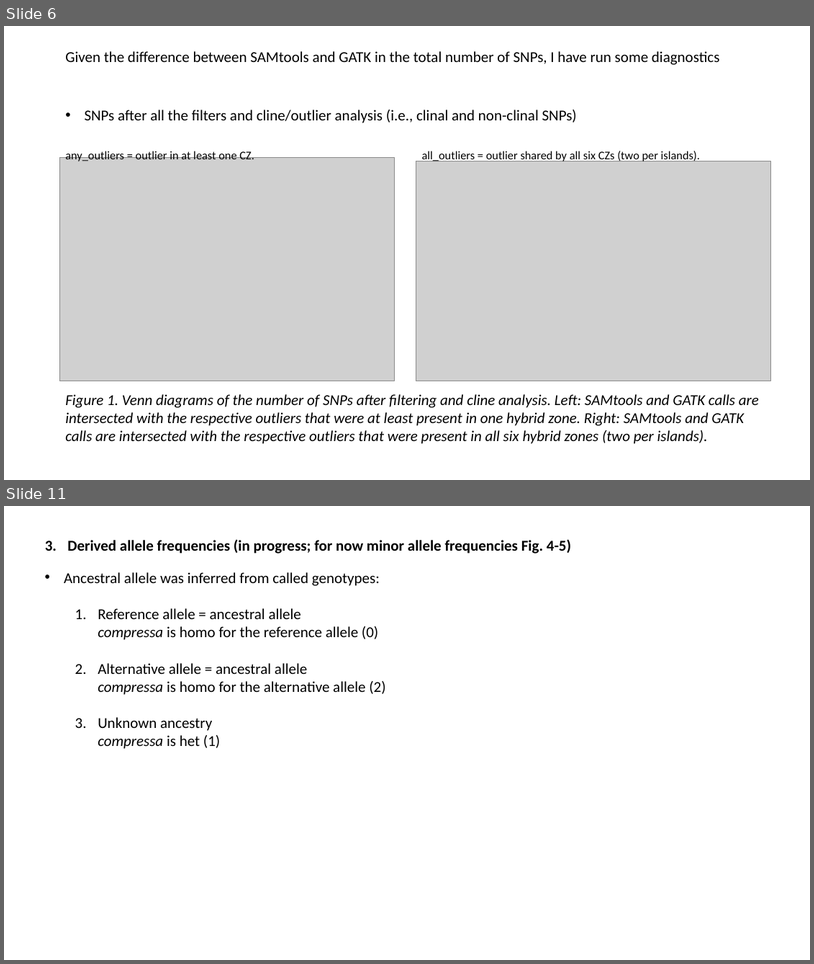
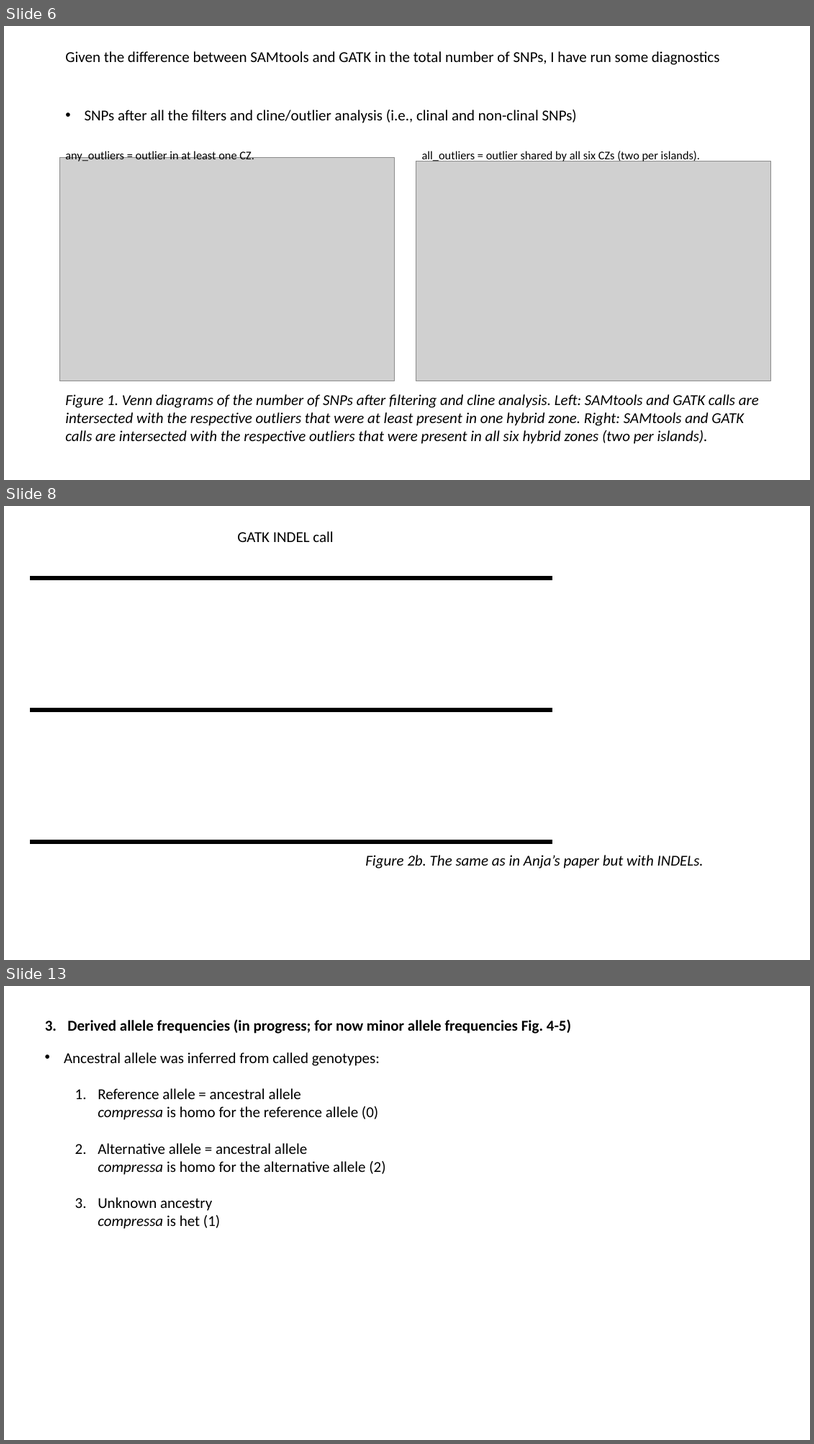
Before and after one commit to sam0per/Littorina_saxatilis_short_variants, a slide deck: short_genetic_variants/docs/short_indels.pptx. Shown one above the other, each under a label of ours: slides 6 and 11 before the commit, slides 6, 8 and 13 after it; the slides between them are not shown. The pictures are 814x964 and 814x1444 pixels, drawn with LibreOffice and Linux fonts; fonts in the diff are those of the drawing; grey boxes stand for pictures. Boxes give left, top, right and bottom in pixels: in the first picture for what was removed or moved away, otherwise in the second. Text is boxed around its words. In the diff, an @@ line names an element or a change of style, - is before the commit and + after.

```diff
--- a/short_genetic_variants/docs/short_indels.pptx
+++ b/short_genetic_variants/docs/short_indels.pptx
@@ slide 8 added at bbox=[4, 506, 810, 960], background #FFFFFF @@
@@ text added at bbox=[237, 531, 333, 542], 18 pt, text #000000 @@
+GATK INDEL call
@@ line added from (30, 578) to (553, 578), #000000 4.5 pt @@
@@ line added from (30, 710) to (553, 710), #000000 4.5 pt @@
@@ line added from (30, 842) to (553, 842), #000000 4.5 pt @@
@@ text added at bbox=[365, 854, 704, 868], 18 pt, text #000000, italic @@
+Figure 2b. The same as in Anja’s paper but with INDELs.
@@ what was slide 11 is now slide 13 @@
```
Also in this commit, not shown: 7 slides changed, 1 other slide added, 2 slides removed, 1 other file.
